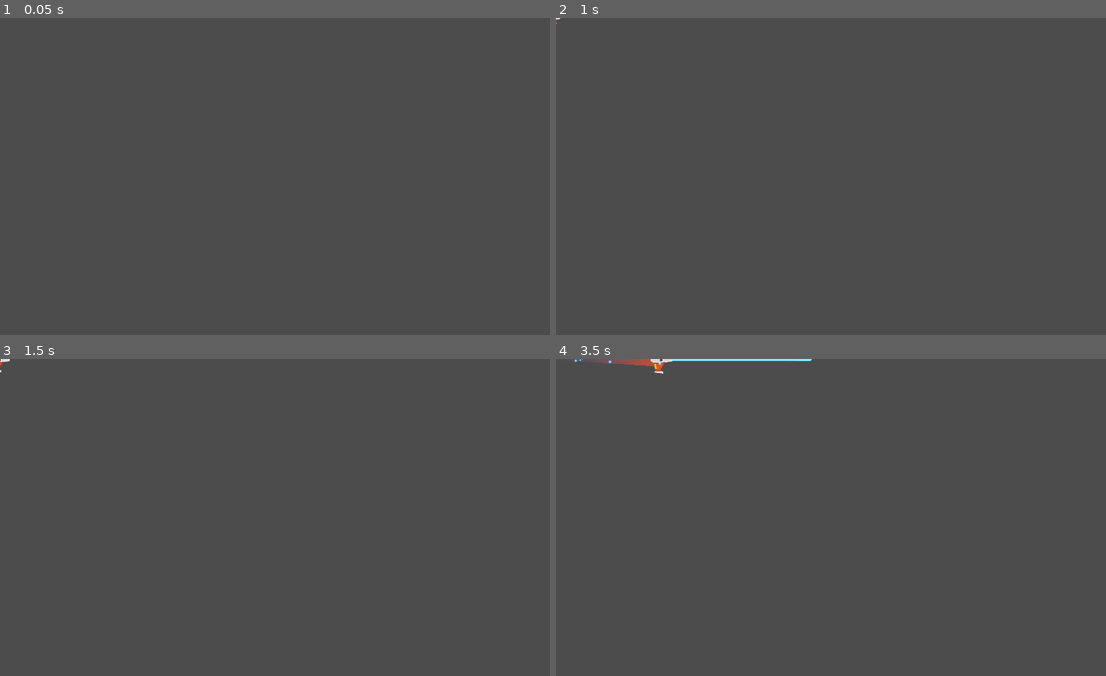
Above: before the commit, frames 1-4 (two rows, left to right).
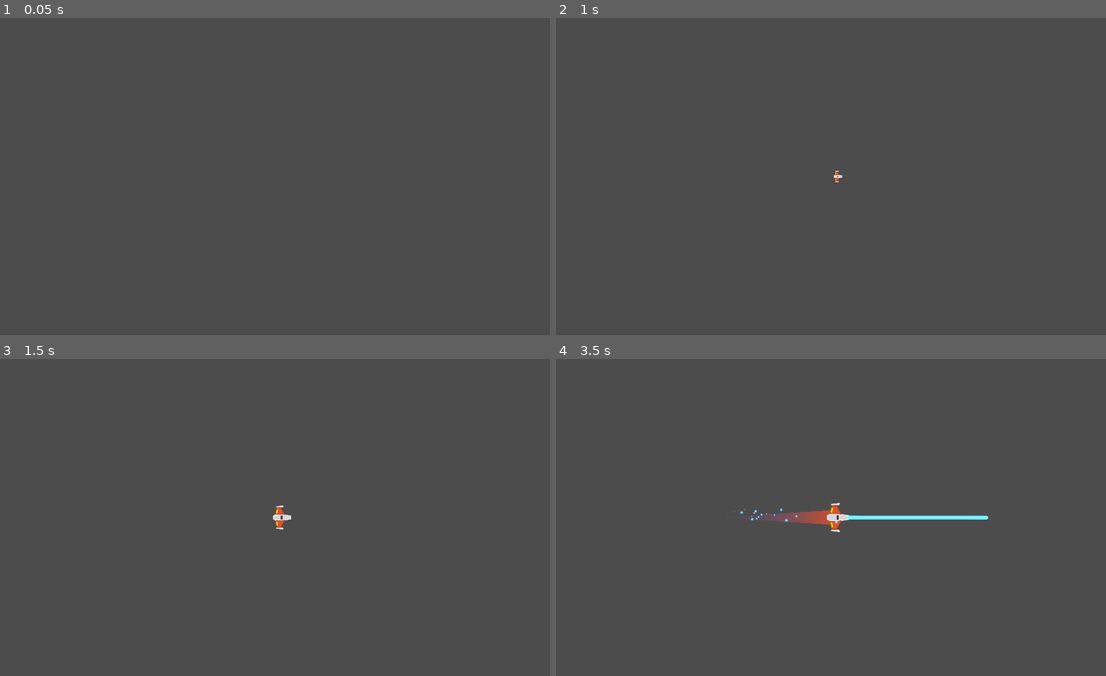
Above: after the commit, the same moments.

Repository: rikochet87/meteoritos_Juego
Game: Godot game, scene res://Juego/Naves/Player/Player.tscn
Same seed, same stepped clock (60 frames per second), same inputs: the game is played once before the commit and once after it. This scene is started directly instead of the project's main scene.
Inputs (mouse positions are in pixels of both pictures, inside the frame that each line leads up to):
- Up to frame 1 (0.05 s): no input
- Up to frame 2 (1 s): tap Enter at 0.5 s; move the mouse to (963, 160) at 0.52 s; hold W (mover_adelante) from 0.53 s (still down); hold Mouse wheel up (zoom_acercar, bound only after the commit) from 0.53 s (still down); tap Mouse wheel down (zoom_alejar, bound only after the commit) at 0.8 s
- Up to frame 3 (1.5 s): move the mouse to (170, 533) at 1.27 s; release W (mover_adelante) at 1.28 s; release Mouse wheel up (zoom_acercar, bound only after the commit) at 1.28 s; hold S (mover_atras) from 1.28 s (still down); tap Mouse wheel down (zoom_alejar, bound only after the commit) at 1.35 s
- Up to frame 4 (3.5 s): tap Mouse wheel up (zoom_acercar, bound only after the commit) at 1.55, 3.05 s; tap Space at 2 s; move the mouse to (897, 447) at 2.02 s; release S (mover_atras) at 2.03 s; hold F (disparo_principal) 2.03-2.78 s; hold W (mover_adelante) from 2.03 s (still down); tap Mouse wheel down (zoom_alejar, bound only after the commit) at 2.3 s; tap Enter at 2.75 s; move the mouse to (809, 580) at 2.77 s; tap G (disparo_secundario) at 2.85 s

Frame 1 is identical in both runs. In frame 2, less than 0.1% of the frame differs, in the area x 0-53%, y 0-52%; in frame 3, 0.1%; in frame 4, 1.4%, in the area x 3-79%, y 0-55%.

Commit message:
Modificando camaras y zoom

Diff:
--- a/Juego/Meteorito/Meteorito.gd
+++ b/Juego/Meteorito/Meteorito.gd
@@ -16,6 +16,7 @@
 var esta_en_sector:bool = true setget set_esta_en_sector
 var pos_spawn_original:Vector2
 var vel_spawn_original:Vector2
+var esta_destruido:bool = false
 
 ## Setters y Getters
 func set_esta_en_sector(valor: bool) -> void:
@@ -35,7 +36,8 @@
 ## Metodos Custom
 func recibir_danio(danio: float) ->void:
 	hitpoints -= danio
-	if hitpoints <= 0:
+	if hitpoints <= 0 and not esta_destruido:
+		esta_destruido = true
 		destruir()
 
 	impacto_sfx.play()
--- /dev/null
+++ b/Juego/Naves/Player/CamaraPlayer.gd
@@ -0,0 +1,19 @@
+class_name CamaraPlayer
+extends CamaraJuego
+
+## Variables export
+export var variacion_zoom : float = 0.1
+export var zoom_minimo:float = 0.8
+export var zoom_maximo:float = 1.5
+
+func _unhandled_input(event: InputEvent) -> void:
+	if event.is_action_pressed("zoom_acercar"):
+		controlar_zoom(-variacion_zoom)
+	elif event.is_action_pressed("zoom_alejar"):
+		controlar_zoom(variacion_zoom)
+
+## Metodos Custom
+func controlar_zoom(mod_zoom: float)-> void:
+	var zoom_x = clamp(zoom.x + mod_zoom, zoom_minimo, zoom_maximo)
+	var zoom_y = clamp(zoom.y + mod_zoom, zoom_minimo, zoom_maximo)
+	zoom_suavizado(zoom_x, zoom_y, 0.15)
--- a/Juego/Naves/Player/Player.tscn
+++ b/Juego/Naves/Player/Player.tscn
@@ -9,6 +9,7 @@
 [ext_resource path="res://Juego/Naves/Player/Motor/MotorSFX.tscn" type="PackedScene" id=7]
 [ext_resource path="res://TemporalAssets/sci-fi-sounds/Audio/impactMetal_003.ogg" type="AudioStream" id=8]
 [ext_resource path="res://Juego/Naves/Player/Escudo/Escudo.tscn" type="PackedScene" id=9]
+[ext_resource path="res://Juego/Naves/Player/CamaraPlayer.gd" type="Script" id=10]
 
 [sub_resource type="PhysicsMaterial" id=1]
 friction = 0.0
@@ -101,6 +102,10 @@
 position = Vector2( -0.706108, -0.581402 )
 
 [node name="CamaraPlayer" type="Camera2D" parent="."]
+current = true
+script = ExtResource( 10 )
+
+[node name="TweenZoom" type="Tween" parent="CamaraPlayer"]
 
 [connection signal="body_entered" from="." to="." method="_on_body_entered"]
 [connection signal="animation_finished" from="AnimationPlayer" to="." method="_on_AnimationPlayer_animation_finished"]
--- /dev/null
+++ b/Juego/Niveles/CamaraJuego.gd
@@ -0,0 +1,34 @@
+class_name CamaraJuego
+extends Camera2D
+
+## Atributos
+var zoom_original: Vector2
+var puede_hacer_zoom:bool = true setget set_puede_hacer_zoom
+
+## Variable onready
+onready var tween_zoom:Tween = $TweenZoom
+
+## Metodos
+func _ready() -> void:
+	zoom_original = zoom
+
+## Setter y Getters
+func set_puede_hacer_zoom(puede: bool) -> void:
+	puede_hacer_zoom = puede
+
+## Metodos Custom
+func devolver_zoom_original()-> void:
+	puede_hacer_zoom = false
+	zoom_suavizado(zoom_original.x, zoom_original.y, 1.0)
+
+func zoom_suavizado(nuevo_zoom_x: float, nuevo_zoom_y: float, tiempo_transicion: float) -> void:
+	tween_zoom.interpolate_property(
+		self,
+		"zoom",
+		zoom,
+		Vector2(nuevo_zoom_x, nuevo_zoom_y),
+		tiempo_transicion,
+		Tween.TRANS_LINEAR,
+		Tween.EASE_IN_OUT
+		)
+	tween_zoom.start()
--- a/Juego/Niveles/Nivel.gd
+++ b/Juego/Niveles/Nivel.gd
@@ -1,5 +1,7 @@
 class_name Nivel
 extends Node2D
+## Atributos
+var meteoritos_totales:int = 0
 
 ## Atributos Export
 export var explosion:PackedScene = null
@@ -13,6 +15,7 @@
 onready var contenedor_meteoritos:Node
 onready var contenedor_sector_meteoritos:Node
 onready var camara_nivel:Camera2D = $CamaraNivel
+onready var camara_player:Camera2D = $Player/CamaraPlayer
 
 ## Metodos
 func _ready() -> void:
@@ -40,16 +43,37 @@
 
 
 func crear_sector_meteoritos(centro_camara:Vector2, numero_peligros:int) ->void:
+	meteoritos_totales = numero_peligros
 	var new_sector_meteoritos:SectorMeteoritos = sector_meteoritos.instance()
-	new_sector_meteoritos.global_position = centro_camara
-	camara_nivel.current = true
+	new_sector_meteoritos.crear(centro_camara, numero_peligros)
+	camara_nivel.global_position = centro_camara
 	contenedor_sector_meteoritos.add_child(new_sector_meteoritos)
-	transicion_camara(
-		$Player/CamaraPlayer.global_position,
+	camara_nivel.zoom = camara_player.zoom
+	camara_nivel.devolver_zoom_original()
+	transicion_camaras(
+		camara_player.global_position,
 		camara_nivel.global_position,
-		camara_nivel)
+		camara_nivel,
+		tiempo_transicion_camara
+		)
 
-func transicion_camara(desde: Vector2, hasta:Vector2, camara_actual:Camera2D) -> void:
+func controlar_meteoritos_restantes() ->void:
+	meteoritos_totales -= 1
+	if meteoritos_totales == 0:
+		contenedor_sector_meteoritos.get_child(0).queue_free()
+		camara_player.set_puede_hacer_zoom(true)
+		var zoom_actual = camara_player.zoom
+		camara_player.zoom = camara_nivel.zoom
+		camara_player.zoom_suavizado(zoom_actual.x, zoom_actual.y, 1.0)
+
+		transicion_camaras(
+			camara_nivel.global_position,
+			camara_player.global_position,
+			camara_player,
+			tiempo_transicion_camara * 0.10
+		)
+
+func transicion_camaras(desde: Vector2, hasta:Vector2, camara_actual:Camera2D, tiempo_transicion:float) -> void:
 	$TweenCamara.interpolate_property(
 		camara_actual,
 		"global_position",
@@ -87,8 +111,15 @@
 	new_explosion.global_position = pos
 	add_child(new_explosion)
 
+	controlar_meteoritos_restantes()
+
 func _on_nave_en_sector_peligro(centro_cam:Vector2, tipo_peligro:String, num_peligros:int) ->void:
 	if tipo_peligro == "Meteorito":
 		crear_sector_meteoritos(centro_cam, num_peligros)
 	elif tipo_peligro == "Enemigo":
 		pass
+
+## Señales Internas
+func _on_TweenCamara_tween_completed(object: Object, _key:NodePath):
+	if object.name == "CamaraPlayer":
+		object.global_position = $Player.global_position
--- a/Juego/Niveles/Nivel.tscn
+++ b/Juego/Niveles/Nivel.tscn
@@ -10,6 +10,7 @@
 [ext_resource path="res://Juego/Explosiones/ExplosionMeteorito.tscn" type="PackedScene" id=8]
 [ext_resource path="res://TemporalAssets/space-shooter-redux/Backgrounds/black.png" type="Texture" id=9]
 [ext_resource path="res://Juego/Peligros/SectorDePeligro.tscn" type="PackedScene" id=10]
+[ext_resource path="res://Juego/Niveles/CamaraJuego.gd" type="Script" id=11]
 
 [node name="Nivel" type="Node2D"]
 script = ExtResource( 1 )
@@ -19,7 +20,7 @@
 sector_meteoritos = ExtResource( 6 )
 
 [node name="Player" parent="." instance=ExtResource( 2 )]
-position = Vector2( 673.561, 800.647 )
+position = Vector2( 140.194, 114.89 )
 physics_material_override = ExtResource( 3 )
 
 [node name="WorldEnvironment" type="WorldEnvironment" parent="."]
@@ -28,15 +29,20 @@
 [node name="TriggersLluviaMeteoritos" type="Node" parent="."]
 
 [node name="SectorDePeligro" parent="TriggersLluviaMeteoritos" instance=ExtResource( 10 )]
-position = Vector2( 1169.65, 496.333 )
+position = Vector2( 1154.68, 150.574 )
 tipo_peligro = "Meteorito"
 numero_peligros = 12
 
 [node name="CamaraNivel" type="Camera2D" parent="."]
+script = ExtResource( 11 )
+
+[node name="TweenZoom" type="Tween" parent="CamaraNivel"]
 
 [node name="Sprite" type="Sprite" parent="."]
-position = Vector2( 758.875, 645.61 )
+position = Vector2( 162.347, 245.408 )
 scale = Vector2( 10.8222, 7.93158 )
 texture = ExtResource( 9 )
 
 [node name="TweenCamara" type="Tween" parent="."]
+
+[connection signal="tween_completed" from="TweenCamara" to="." method="_on_TweenCamara_tween_completed"]
--- a/project.godot
+++ b/project.godot
@@ -9,6 +9,16 @@
 config_version=4
 
 _global_script_classes=[ {
+"base": "Camera2D",
+"class": "CamaraJuego",
+"language": "GDScript",
+"path": "res://Juego/Niveles/CamaraJuego.gd"
+}, {
+"base": "CamaraJuego",
+"class": "CamaraPlayer",
+"language": "GDScript",
+"path": "res://Juego/Naves/Player/CamaraPlayer.gd"
+}, {
 "base": "Node2D",
 "class": "Canion",
 "language": "GDScript",
@@ -70,6 +80,8 @@
 "path": "res://Juego/Meteorito/SectorMeteoritos.gd"
 } ]
 _global_script_class_icons={
+"CamaraJuego": "",
+"CamaraPlayer": "",
 "Canion": "",
 "Escudo": "",
 "Estela": "",
@@ -143,6 +155,16 @@
 "events": [ Object(InputEventKey,"resource_local_to_scene":false,"resource_name":"","device":0,"alt":false,"shift":false,"control":false,"meta":false,"command":false,"pressed":false,"scancode":69,"unicode":0,"echo":false,"script":null)
  ]
 }
+zoom_acercar={
+"deadzone": 0.5,
+"events": [ Object(InputEventMouseButton,"resource_local_to_scene":false,"resource_name":"","device":0,"alt":false,"shift":false,"control":false,"meta":false,"command":false,"button_mask":0,"position":Vector2( 0, 0 ),"global_position":Vector2( 0, 0 ),"factor":1.0,"button_index":4,"pressed":false,"doubleclick":false,"script":null)
+ ]
+}
+zoom_alejar={
+"deadzone": 0.5,
+"events": [ Object(InputEventMouseButton,"resource_local_to_scene":false,"resource_name":"","device":0,"alt":false,"shift":false,"control":false,"meta":false,"command":false,"button_mask":0,"position":Vector2( 0, 0 ),"global_position":Vector2( 0, 0 ),"factor":1.0,"button_index":5,"pressed":false,"doubleclick":false,"script":null)
+ ]
+}
 
 [layer_names]
 
Not shown: 1 places in Juego/Naves/Player/Player.tscn that only renumber resources
Not shown: 1 places in Juego/Niveles/Nivel.tscn that only renumber resources
